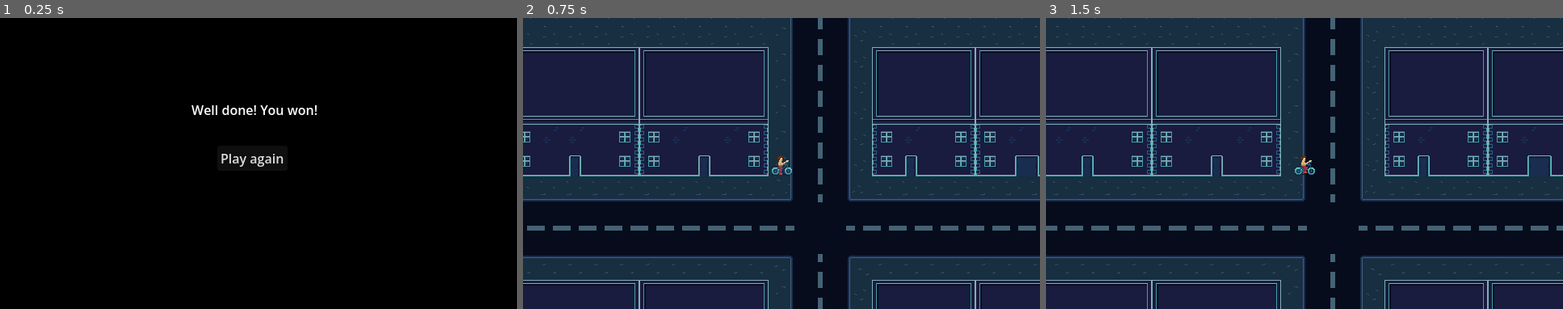
Above: before the commit, frames 1-3 (left to right).
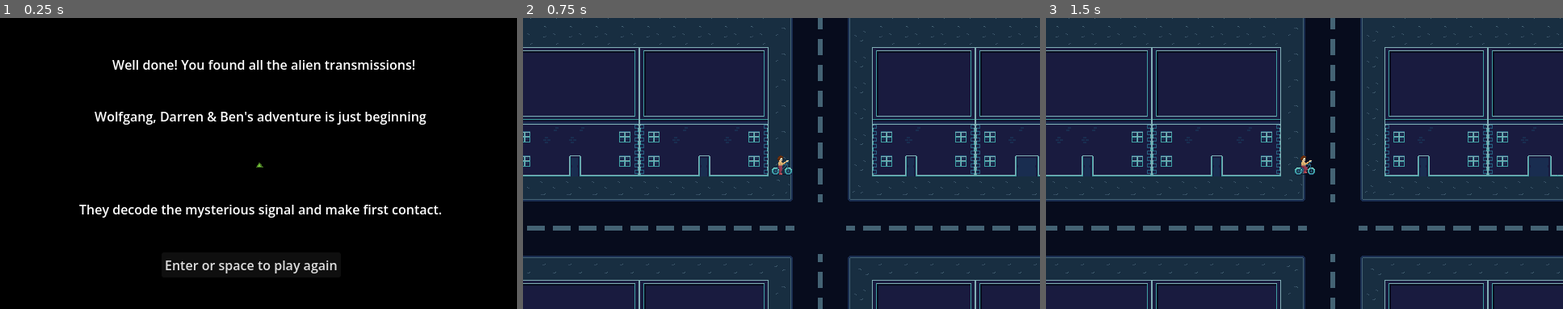
Above: after the commit, the same moments.

Repository: hawkstein/ludum-dare-59-signal
Game: Godot game, scene res://narrative/win.tscn
Two runs of this game, one before a commit and one after it. Both use one fixed random seed, a clock stepped at 60 frames per second and the inputs below. This scene is started directly instead of the project's main scene.
Inputs:
- Up to frame 1 (0.25 s): no input
- Up to frame 2 (0.75 s): click "Play again" (after the commit: "Enter or space to play again") at 0.5 s
- Up to frame 3 (1.5 s): tap Enter (ui_accept) at 1.25 s; hold Right (right) from 1.28 s (still down); tap Space (lock_line) at 1.35 s

The runs differ from the first frame. In frame 1, 4.1% of the frame differs, in the area x 15-86%, y 14-88%; in frame 2, nothing differs; in frame 3, nothing differs.

Commit message:
update narrative screens

Diff:
--- a/narrative/start-again.tscn
+++ b/narrative/start-again.tscn
@@ -20,12 +20,40 @@
 grow_vertical = 2
 color = Color(0, 0, 0, 1)
 
-[node name="Button" type="Button" parent="." unique_id=774554650]
-layout_mode = 0
-offset_left = 268.0
-offset_top = 146.0
-offset_right = 360.0
-offset_bottom = 177.0
-text = "Start again"
+[node name="MarginContainer" type="MarginContainer" parent="." unique_id=1480090241]
+layout_mode = 1
+anchors_preset = 5
+anchor_left = 0.5
+anchor_right = 0.5
+offset_left = -133.5
+offset_right = 133.5
+offset_bottom = 71.0
+grow_horizontal = 2
+theme_override_constants/margin_left = 20
+theme_override_constants/margin_top = 100
+theme_override_constants/margin_right = 20
+theme_override_constants/margin_bottom = 20
 
-[connection signal="pressed" from="Button" to="." method="_on_button_pressed"]
+[node name="VBoxContainer" type="VBoxContainer" parent="MarginContainer" unique_id=822060382]
+layout_mode = 2
+size_flags_horizontal = 4
+
+[node name="Label2" type="Label" parent="MarginContainer/VBoxContainer" unique_id=824204985]
+layout_mode = 2
+size_flags_horizontal = 4
+text = "You were caught!"
+
+[node name="Label" type="Label" parent="MarginContainer/VBoxContainer" unique_id=1542725087]
+layout_mode = 2
+text = "The Men In Black take you back home!"
+
+[node name="Control" type="Control" parent="MarginContainer/VBoxContainer" unique_id=674797418]
+custom_minimum_size = Vector2(0, 40)
+layout_mode = 2
+
+[node name="Button" type="Button" parent="MarginContainer/VBoxContainer" unique_id=774554650]
+layout_mode = 2
+size_flags_horizontal = 4
+text = "Enter or space to start again"
+
+[connection signal="pressed" from="MarginContainer/VBoxContainer/Button" to="." method="_on_button_pressed"]
--- a/narrative/win.tscn
+++ b/narrative/win.tscn
@@ -1,6 +1,7 @@
 [gd_scene format=3 uid="uid://cr5gbuef8h0xo"]
 
 [ext_resource type="Script" uid="uid://buvklx2ytn3ul" path="res://narrative/win.gd" id="1_yn1cq"]
+[ext_resource type="PackedScene" uid="uid://c7v1iqui8bx7a" path="res://world/transmitter.tscn" id="2_h0le5"]
 
 [node name="Win" type="Control" unique_id=413128149]
 layout_mode = 3
@@ -22,18 +23,38 @@
 
 [node name="Button" type="Button" parent="." unique_id=1611848825]
 layout_mode = 0
-offset_left = 269.0
-offset_top = 158.0
-offset_right = 356.0
-offset_bottom = 189.0
-text = "Play again"
+offset_left = 200.0
+offset_top = 290.0
+offset_right = 422.0
+offset_bottom = 321.0
+text = "Enter or space to play again"
 
 [node name="Label" type="Label" parent="." unique_id=1415187833]
 layout_mode = 0
-offset_left = 237.0
-offset_top = 102.0
-offset_right = 394.0
-offset_bottom = 125.0
-text = "Well done! You won!"
+offset_left = 139.0
+offset_top = 46.0
+offset_right = 515.0
+offset_bottom = 69.0
+text = "Well done! You found all the alien transmissions!"
+
+[node name="Transmitter" parent="." unique_id=1254927253 instance=ExtResource("2_h0le5")]
+position = Vector2(321, 182.00002)
+rotation = 0.0006282487
+
+[node name="Label2" type="Label" parent="." unique_id=73581198]
+layout_mode = 0
+offset_left = 117.0
+offset_top = 110.0
+offset_right = 528.0
+offset_bottom = 133.0
+text = "Wolfgang, Darren & Ben's adventure is just beginning"
+
+[node name="Label3" type="Label" parent="." unique_id=1931661423]
+layout_mode = 0
+offset_left = 98.0
+offset_top = 225.0
+offset_right = 548.0
+offset_bottom = 248.0
+text = "They decode the mysterious signal and make first contact."
 
 [connection signal="pressed" from="Button" to="." method="_on_button_pressed"]
